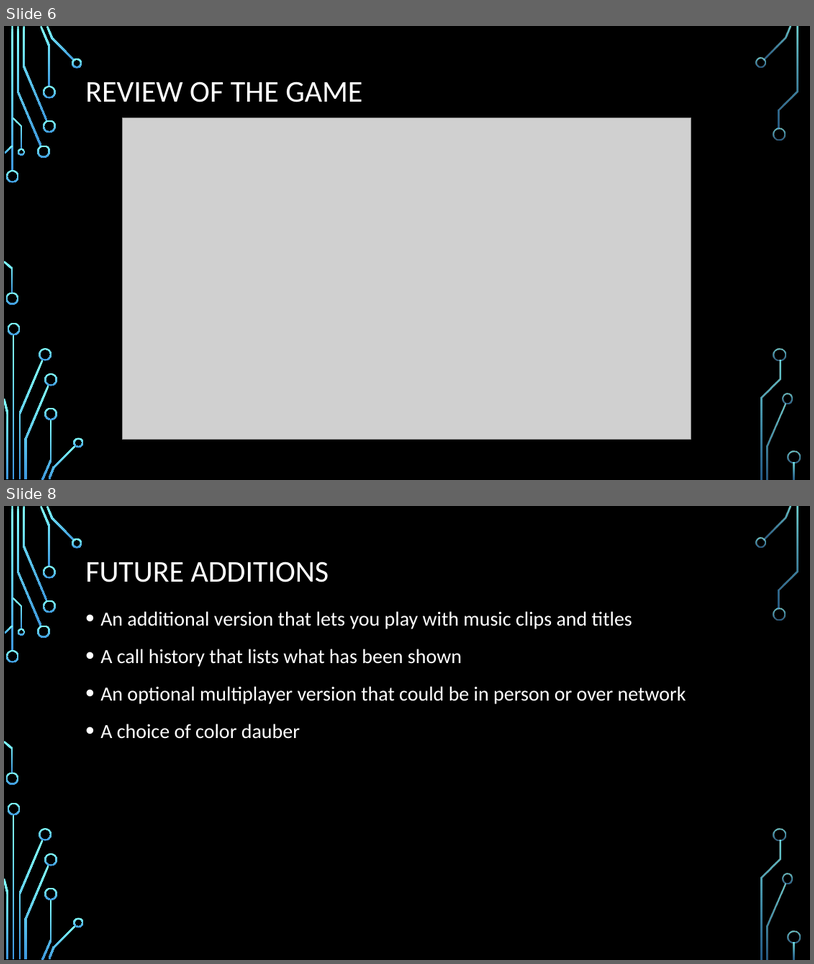
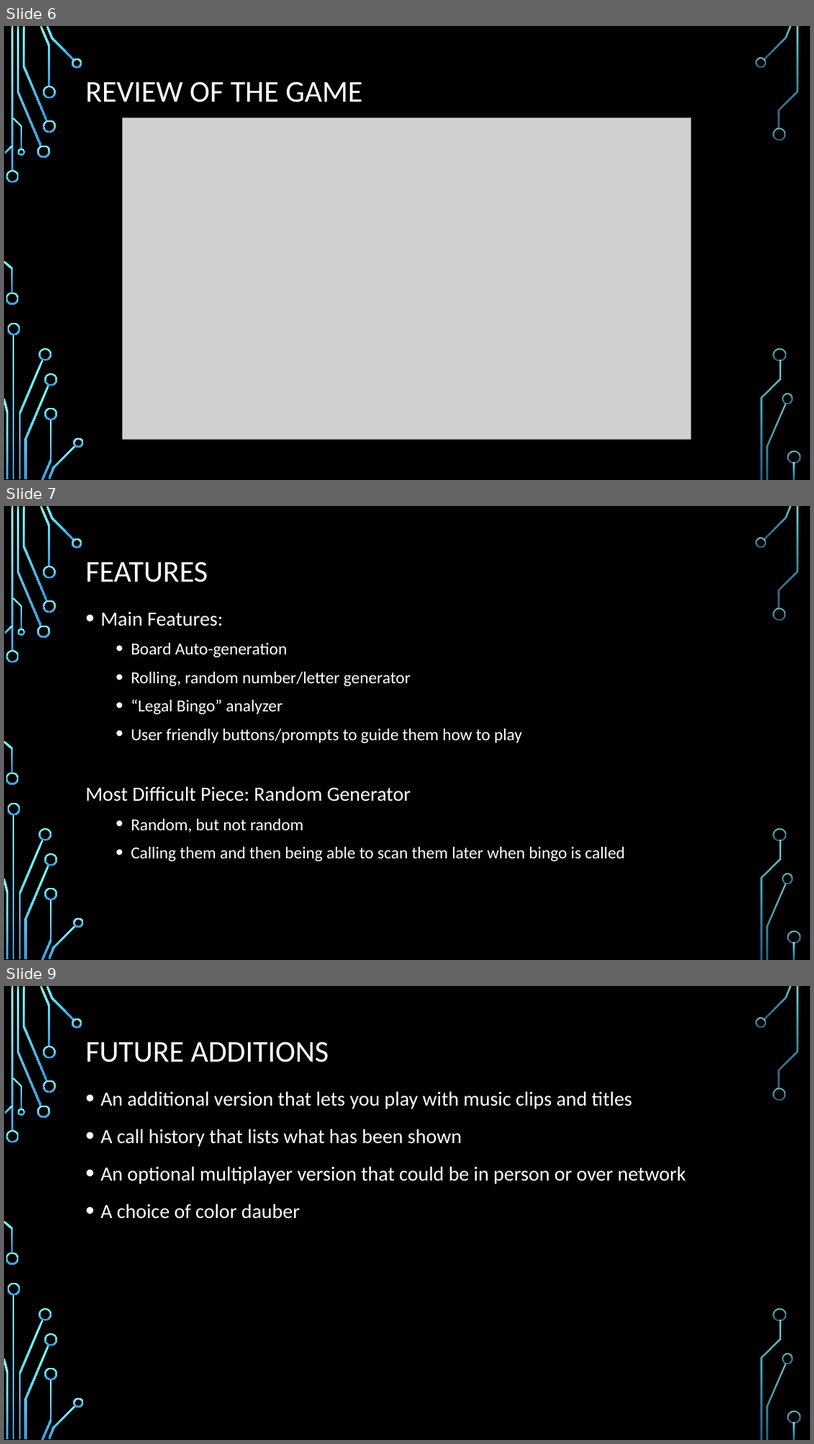
Before and after one commit to skippercab/Bingo-Project, a slide deck: docs/Final Presentation.pptx. Shown one above the other, each under a label of ours: slides 6 and 8 before the commit, slides 6, 7 and 9 after it; the slides between them are not shown. The pictures are 814x964 and 814x1444 pixels, drawn with LibreOffice and Linux fonts; fonts in the diff are those of the drawing; grey boxes stand for pictures; background and template pictures are left out. Boxes give left, top, right and bottom in pixels: in the first picture for what was removed or moved away, otherwise in the second. Text is boxed around its words. In the diff, an @@ line names an element or a change of style, - is before the commit and + after.

```diff
--- a/docs/Final Presentation.pptx
+++ b/docs/Final Presentation.pptx
@@ slide 7 added at [4,506,810,960], background picture (left out); not listed: 36 template elements that a slide beside it also shows @@
@@ title added at [85,561,208,582], 36 pt, text #FFFFFF @@
+FEATURES
@@ text added at [85,611,625,861], 20 pt, text #FFFFFF @@
+• Main Features:
+  • Board Auto-generation
+  • Rolling, random number/letter generator
+  • “Legal Bingo” analyzer
+  • User friendly buttons/prompts to guide them how to play
+Most Difficult Piece: Random Generator
+  • Random, but not random
+  • Calling them and then being able to scan them later when bingo is called
@@ what was slide 8 is now slide 9 @@
```
Also in this commit, not shown: 1 slide changed, 1 other file.
